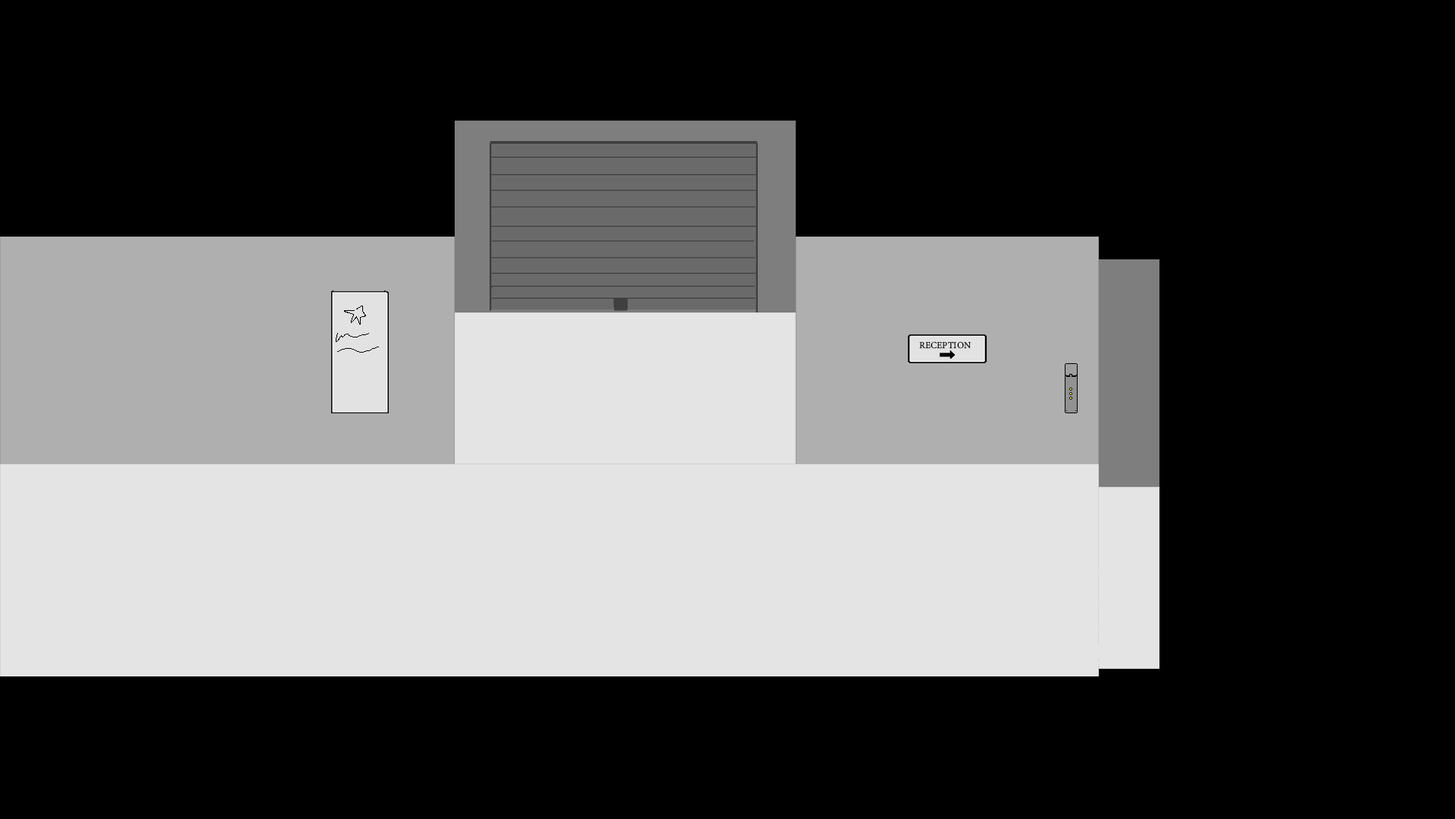
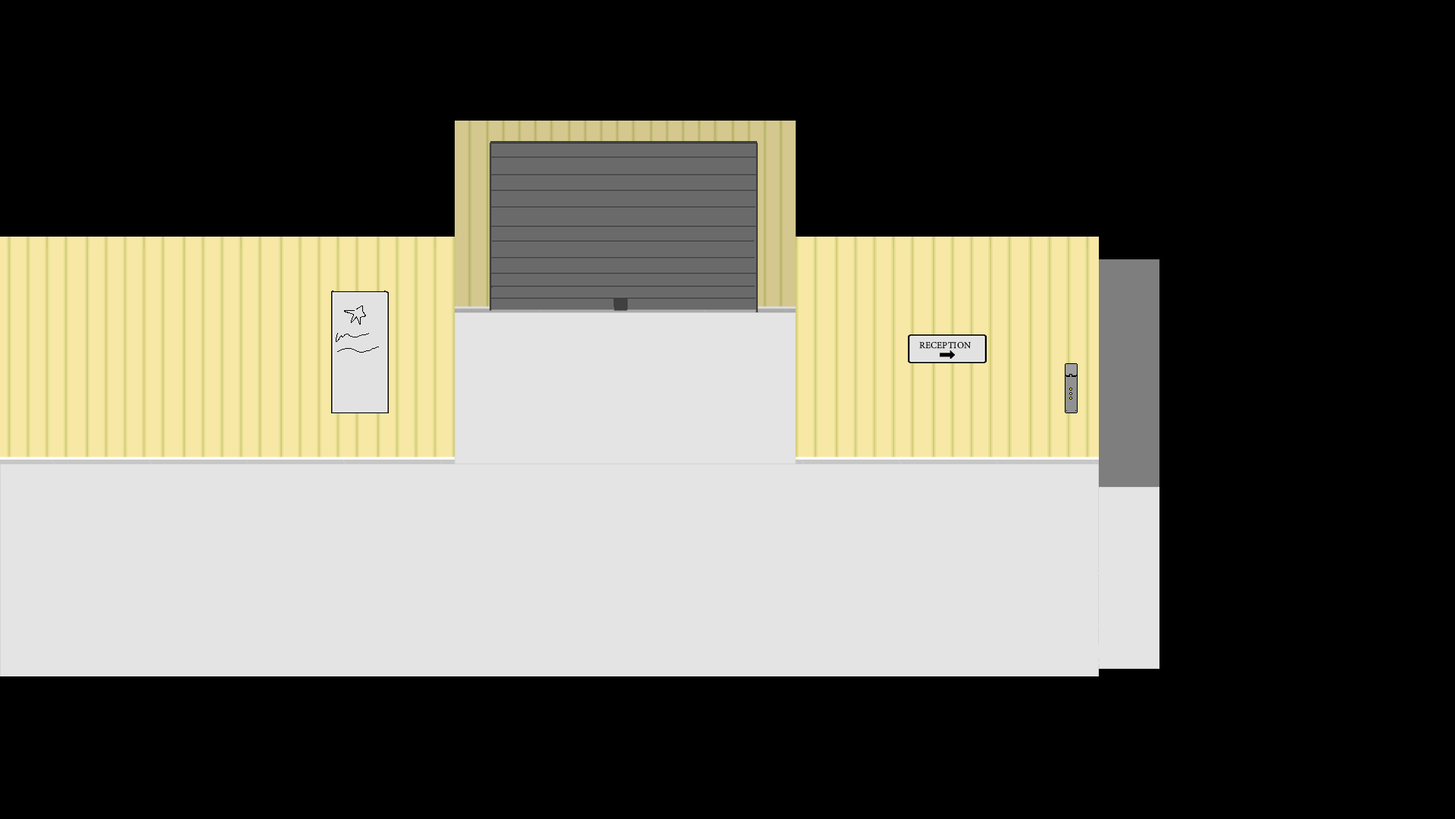
Before/after of a 1455 x 819 layered artwork. What changed in the layer stack:
hid "Rectangle 2" (1st of 5, in "Group 1") over [454, 120, 796, 313]
added group "Group 4" with 1 layers above "Layer 6" over [454, 120, 796, 313]
added layer "Layer 36" in group "Group 4" over [454, 120, 796, 313]
added group "Group 3" with 4 layers above "Rectangle 2" over [795, 236, 1100, 464]
added layer "Layer 31" in group "Group 3" over [795, 236, 819, 464]
added layer "Layer 30" in group "Group 3" over [818, 236, 916, 464]
added layer "Layer 29" in group "Group 3" over [915, 236, 1013, 464]
added layer "Layer 28" in group "Group 3" over [1012, 236, 1100, 464]
added group "Group 2" with 5 layers above "Rectangle 2" over [0, 236, 455, 464]
added layer "Layer 27" in group "Group 2" over [0, 236, 69, 464]
added layer "Layer 26" in group "Group 2" over [68, 236, 166, 464]
added layer "Layer 25" in group "Group 2" over [165, 236, 264, 464]
added layer "Layer 24" in group "Group 2" over [263, 236, 361, 464]
added layer "Layer 23" in group "Group 2" over [360, 236, 455, 464]
